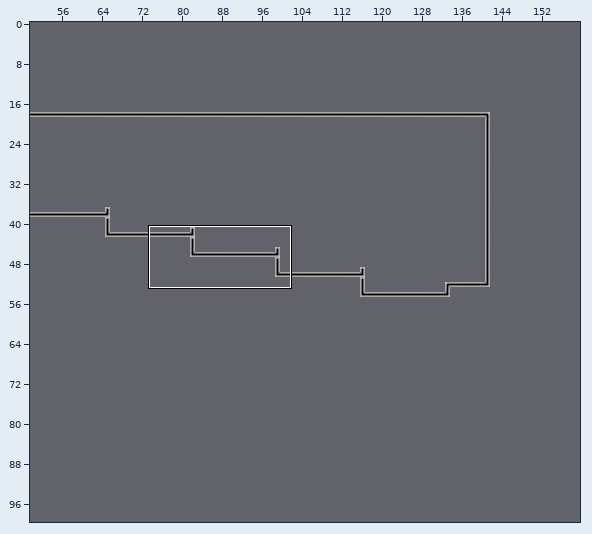
A Tiled map (JSON) gets an edit: assets/levels/level5.json. Above: a wide view before the commit, with the close-up outlined.
Close-up. Earlier state:
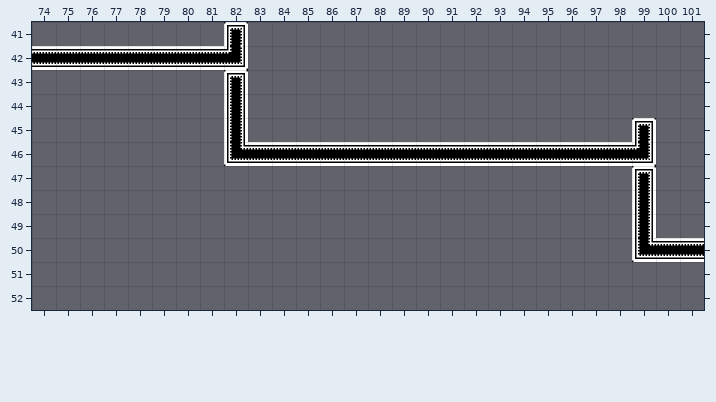
Cells are 32x32 px. Shown: x 74..101, y 41..52. The commit also changed other parts of the map, which this record leaves out.
Now the later version:
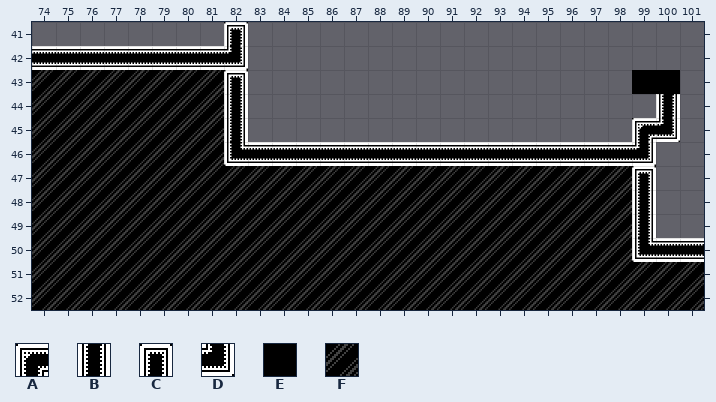
Key: from "tilemap": A 27, B 28, C 30, D 37, E 45, F 60.
_ is an empty cell.
Tiles replaced or removed in this view: C.
Edits made:
Changed rows in their new state; . is an unchanged cell.
Layer "Tile Layer 1":
first column x 74:
43 FFFFFFFF....................
44 FFFFFFFF..................B.
45 FFFFFFFF.................AD.
46 FFFFFFFF....................
47 FFFFFFFFFFFFFFFFFFFFFFFFF...
48 FFFFFFFFFFFFFFFFFFFFFFFFF...
49 FFFFFFFFFFFFFFFFFFFFFFFFF...
50 FFFFFFFFFFFFFFFFFFFFFFFFF...
51 FFFFFFFFFFFFFFFFFFFFFFFFFFFF
52 FFFFFFFFFFFFFFFFFFFFFFFFFFFF
Layer "Tile Layer 2":
first column x 99:
43 EE
